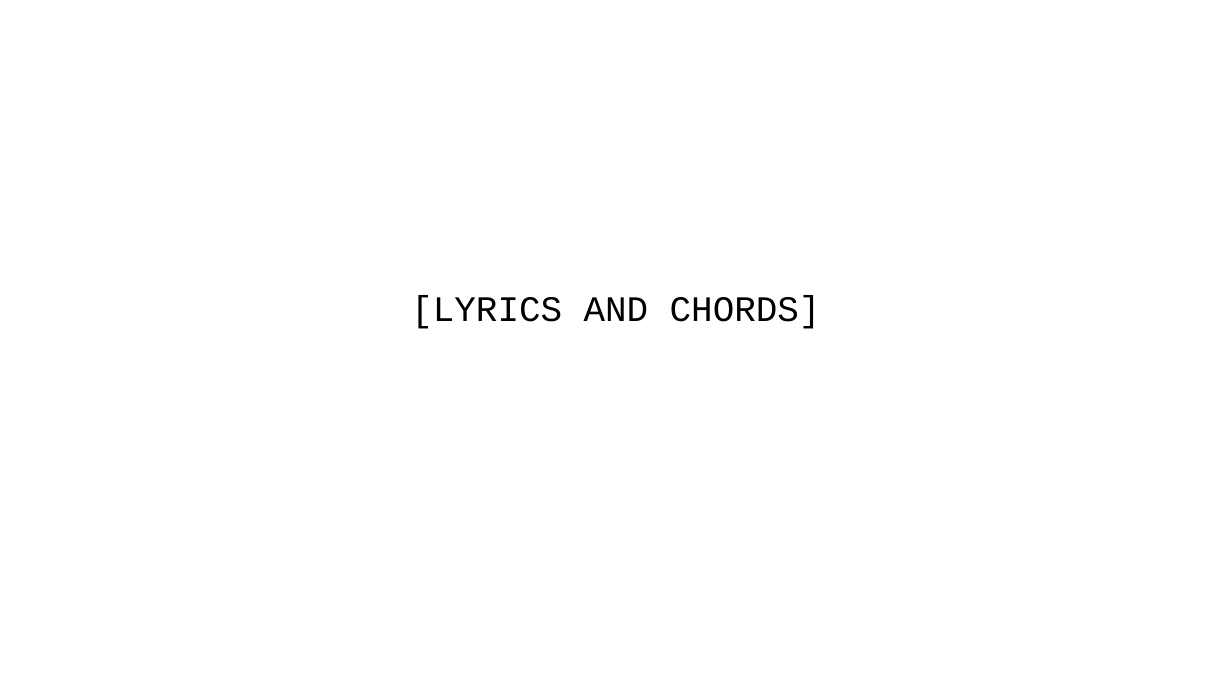
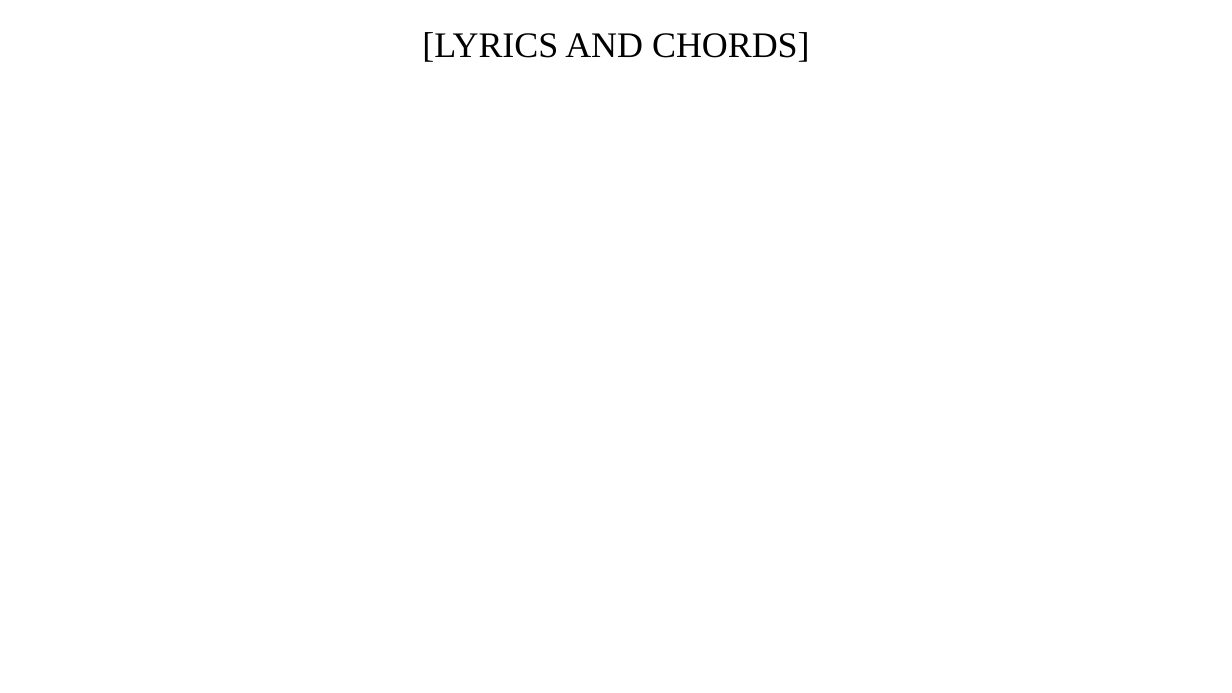
Before and after one commit to Gideonlau1967/LyricSlide-Pro, a slide deck: slide 1 of Song Template 4.pptx. Drawn at 1232x693 pixels with LibreOffice and Linux fonts; fonts in the diff are those of the drawing; background and template pictures are left out. Boxes give left, top, right and bottom in pixels: in the first picture for what was removed or moved away, otherwise in the second. Text is boxed around its words. In the diff, an @@ line names an element or a change of style, - is before the commit and + after.

```diff
--- a/Song Template 4.pptx
+++ b/Song Template 4.pptx
@@ text "[LYRICS AND CHORDS]" at [422,32,810,62]: font Courier New to Times New Roman; vertical alignment middle to top @@
```
Also in this commit, not shown: 3 other files.
